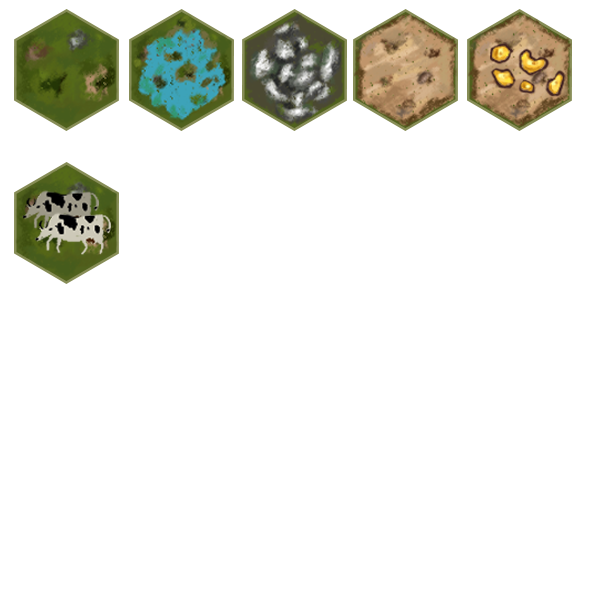
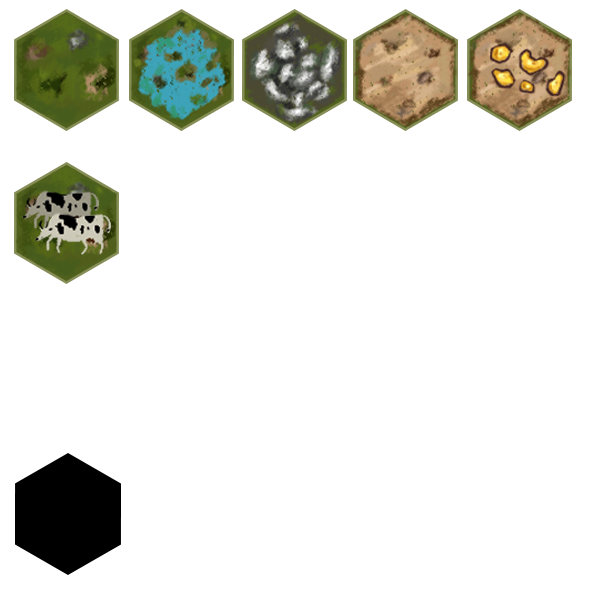
Revision of a layered 600 × 600 image; what changed, layer by layer:
added layer "多边形 3" above "多边形 2 拷贝 14" over [15, 453, 121, 575]
